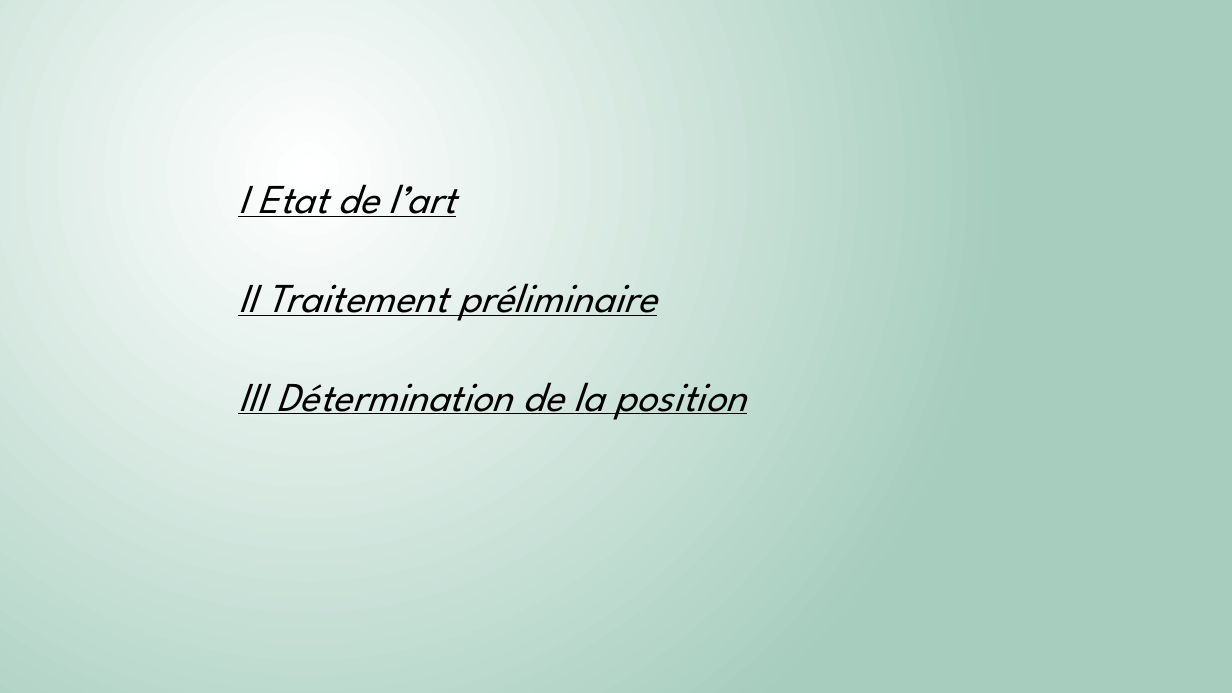
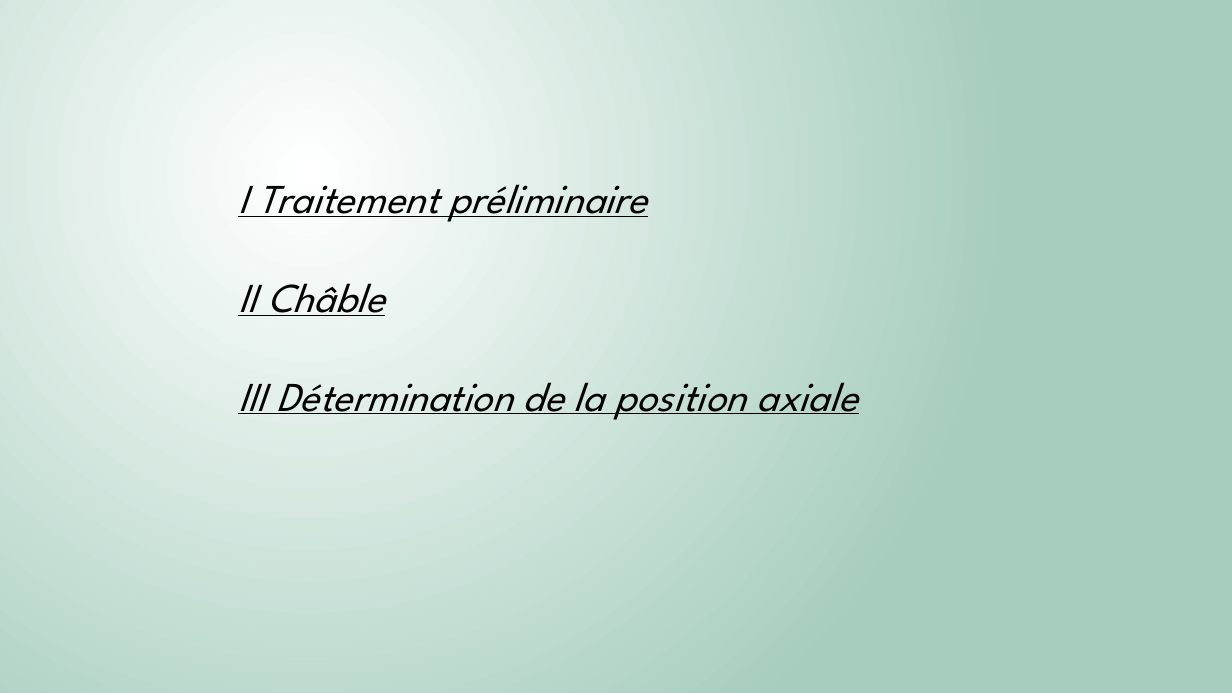
Before and after one commit to Killian-Herveau/PIMS, a slide deck: slide 6 of Pres_Avril/PresentationPIMSAvril.pptx (slide 4 before the commit). Drawn at 1232x693 pixels with LibreOffice and Linux fonts; fonts in the diff are those of the drawing. Boxes give left, top, right and bottom in pixels: in the first picture for what was removed or moved away, otherwise in the second. Text is boxed around its words. In the diff, an @@ line names an element or a change of style, - is before the commit and + after.

```diff
--- a/Pres_Avril/PresentationPIMSAvril.pptx
+++ b/Pres_Avril/PresentationPIMSAvril.pptx
@@ text at (238,184,857,420): text changed @@
-I Etat de l’art
-II Traitement préliminaire
-III Détermination de la position
+I Traitement préliminaire
+II Châble
+III Détermination de la position axiale
```
Also in this commit, not shown: 8 other slides changed, 2 slides added, 1 slide removed, 1 other file.
